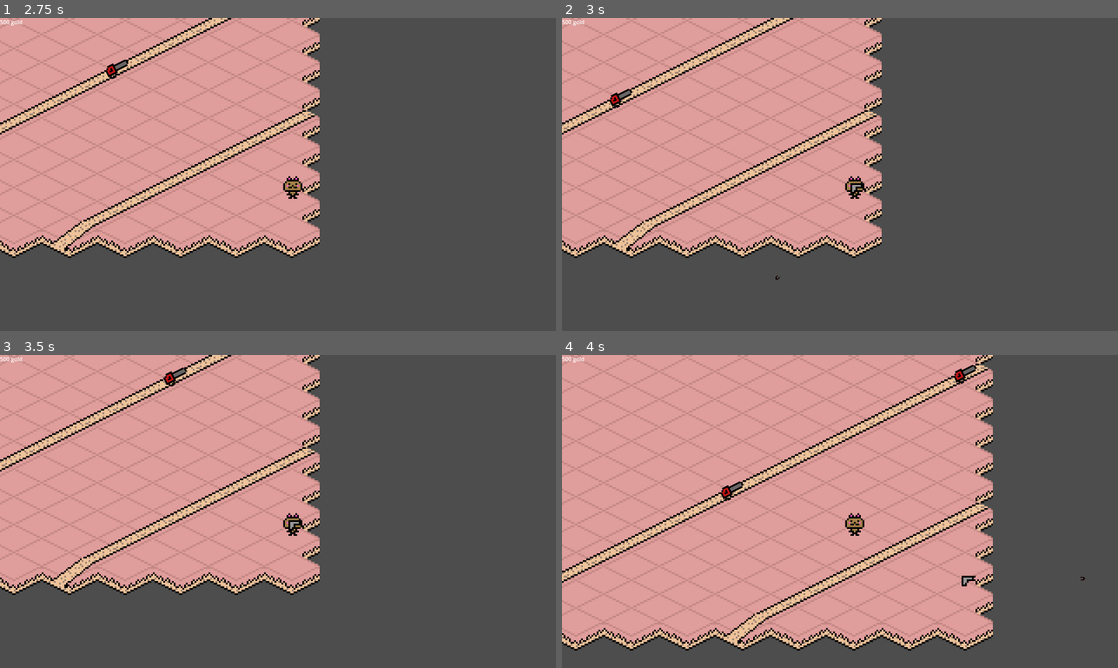
Above: before the commit, frames 1-4 (two rows, left to right).
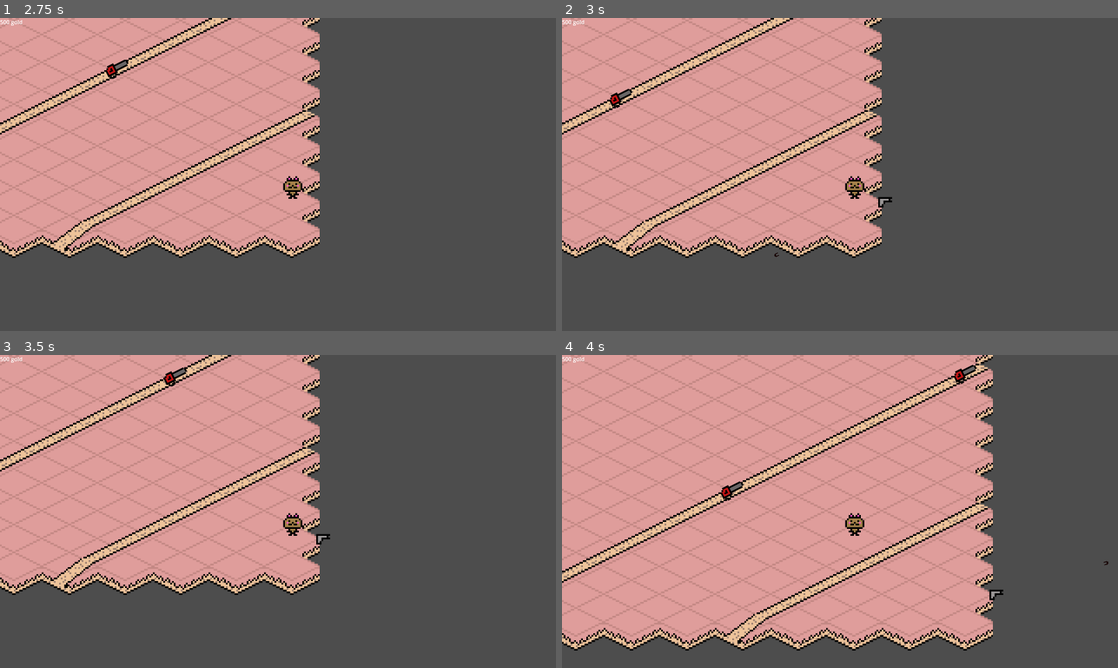
Above: after the commit, the same moments.

Repository: HoppenR/serial-td
Game: Godot game, scene res://level1.tscn
Two runs of this game, one before a commit and one after it. Both use one fixed random seed, a clock stepped at 60 frames per second and the inputs below.
Inputs (mouse positions are in pixels of both pictures, inside the frame that each line leads up to):
- Up to frame 1 (2.75 s): tap Enter at 0.5 s; move the mouse to (400, 158) at 0.52 s; hold Right (ui_right) 0.53-1.25 s; click (400, 158) at 0.67 s; drag from (166, 190) to (250, 237) at 1.27 s; move the mouse to (333, 105) at 2.02 s; hold Right (ui_right) from 2.03 s (still down)
- Up to frame 2 (3 s): release Right (ui_right) at 2.75 s; drag from (812, 237) to (673, 127) at 2.77 s
- Up to frame 3 (3.5 s): no input
- Up to frame 4 (4 s): move the mouse to (1006, 558) at 3.52 s; hold Left (ui_left) from 3.53 s (still down)

Frame 1 is identical in both runs. In frame 2, 0.1% of the frame differs, in the area x 38-60%, y 52-84%; in frame 3, 0.1%; in frame 4, 0.1%, in the area x 71-99%, y 65-79%.
Error before the commit: Trying to return value of type "Nil" from a function whose return type is "Vector2". (res://kit/kit.gd:87)

Commit message:
uhhh fixed weird bug

Diff:
--- a/serial-td/kit/kit.gd
+++ b/serial-td/kit/kit.gd
@@ -46,7 +46,7 @@
 		_place_tower(tower)
 
 func _place_tower(towerToPlace) -> void:
-	var placeOffset = _get_next_tile(inputDirection)
+	var placeOffset: Vector2 = _get_next_tile(prevInputDirection)
 	towerToPlace.global_position = position + placeOffset
 
 func _move() -> void:
@@ -63,7 +63,7 @@
 	if not tileData or not tileData.get_custom_data("walkable"):
 		return
 
-	var moveOffset = _get_next_tile(inputDirection)
+	var moveOffset: Vector2 = _get_next_tile(inputDirection)
 
 	moving = true
 	print(currentTile)
